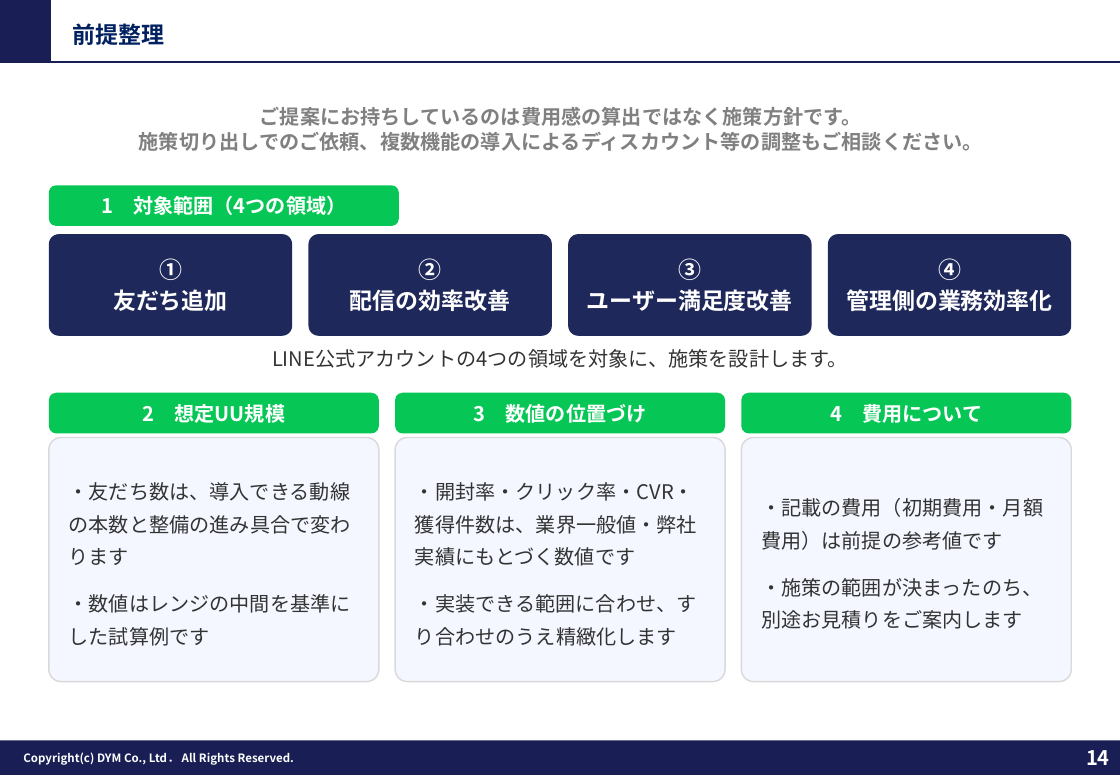
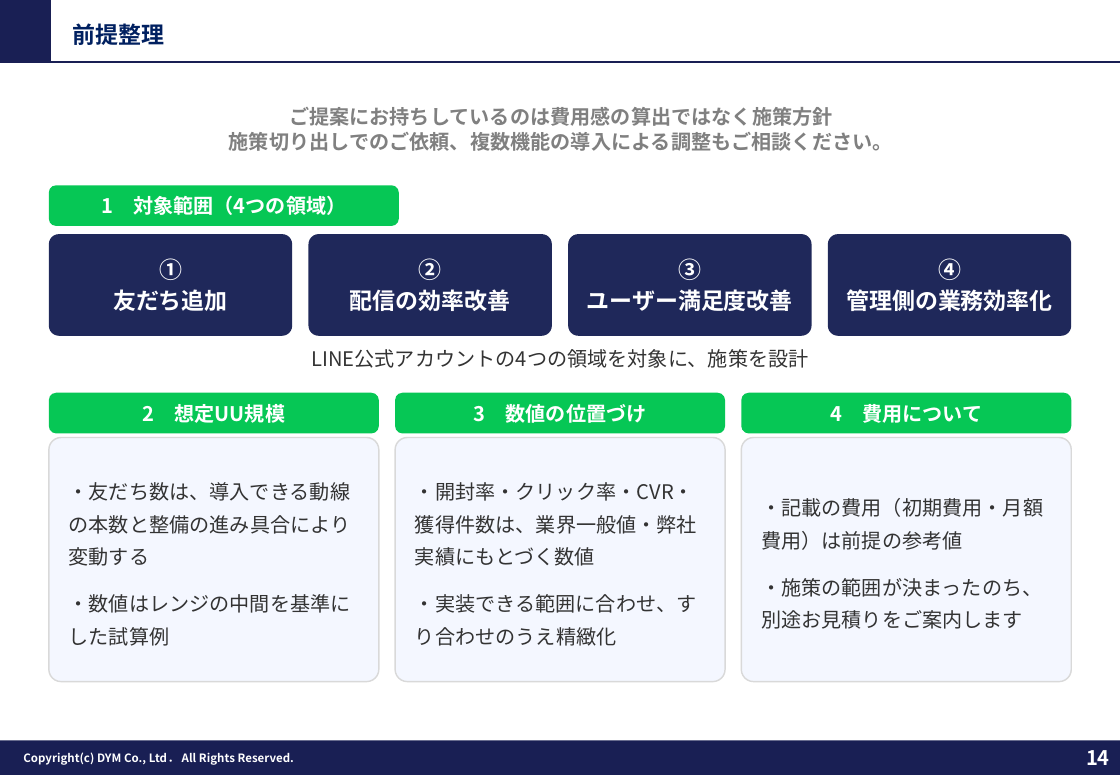
Before and after one commit to tonomura-r-dev/folder, a slide deck: slide 14 of 202609_株式会社やる気スイッチグループ御中_LINE公式アカウント運用のご提案_ver3.1.pptx. Drawn at 1120x775 pixels with LibreOffice and Linux fonts; fonts in the diff are those of the drawing; background and template pictures are left out. Boxes give left, top, right and bottom in pixels: in the first picture for what was removed or moved away, otherwise in the second. Text is boxed around its words. In the diff, an @@ line names an element or a change of style, - is before the commit and + after.

```diff
--- a/202609_株式会社やる気スイッチグループ御中_LINE公式アカウント運用のご提案_ver3.1.pptx
+++ b/202609_株式会社やる気スイッチグループ御中_LINE公式アカウント運用のご提案_ver3.1.pptx
@@ text at <box>229,107,893,151</box>: text changed @@
-ご提案にお持ちしているのは費用感の算出ではなく施策方針です。
-施策切り出しでのご依頼、複数機能の導入によるディスカウント等の調整もご相談ください。
+ご提案にお持ちしているのは費用感の算出ではなく施策方針
+施策切り出しでのご依頼、複数機能の導入による調整もご相談ください。
@@ text at <box>311,349,808,368</box>: text changed @@
-LINE公式アカウントの4つの領域を対象に、施策を設計します。
+LINE公式アカウントの4つの領域を対象に、施策を設計
@@ text in rounded rectangle at <box>69,482,351,646</box>: text changed @@
-・友だち数は、導入できる動線の本数と整備の進み具合で変わります
-・数値はレンジの中間を基準にした試算例です
+・友だち数は、導入できる動線の本数と整備の進み具合により変動する
+・数値はレンジの中間を基準にした試算例
@@ text in rounded rectangle at <box>415,482,697,646</box>: text changed @@
-・開封率・クリック率・CVR・獲得件数は、業界一般値・弊社実績にもとづく数値です
-・実装できる範囲に合わせ、すり合わせのうえ精緻化します
+・開封率・クリック率・CVR・獲得件数は、業界一般値・弊社実績にもとづく数値
+・実装できる範囲に合わせ、すり合わせのうえ精緻化
@@ text in rounded rectangle at <box>761,498,1043,550</box>: text changed @@
-・記載の費用（初期費用・月額費用）は前提の参考値です
+・記載の費用（初期費用・月額費用）は前提の参考値
```
Also in this commit, not shown: 19 other slides changed.
